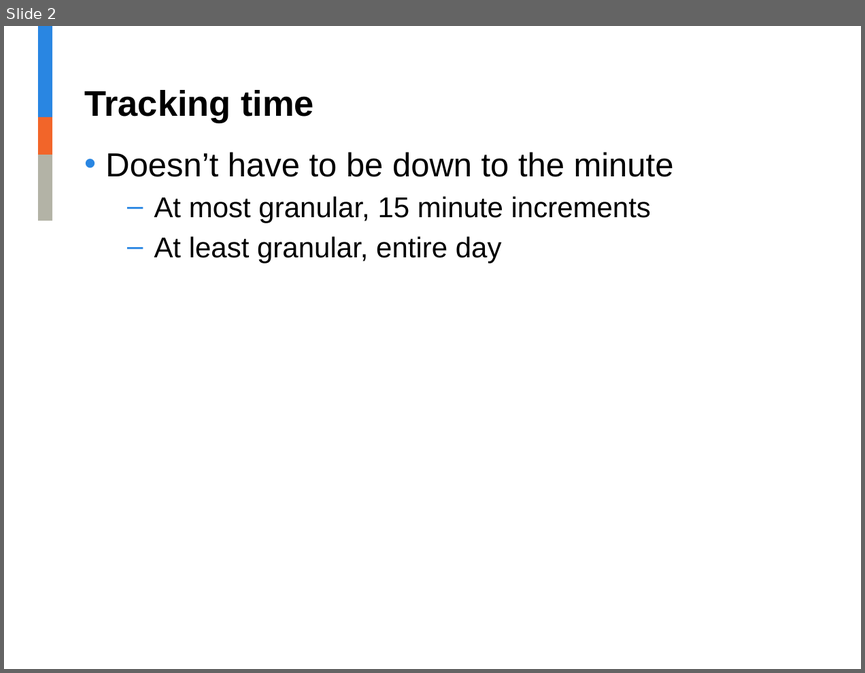
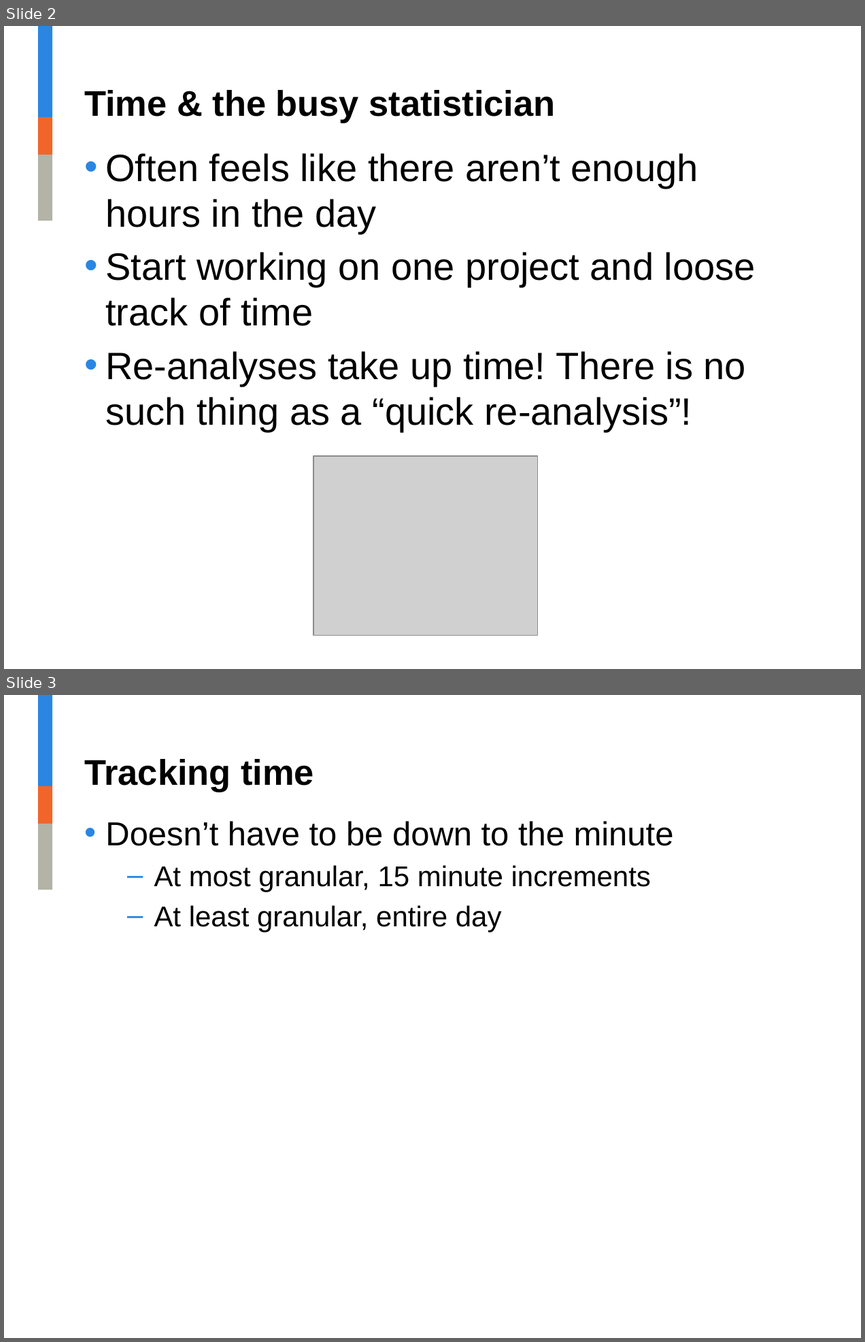
Before and after one commit to jalavery/timetrackR, a slide deck: Project management shiny app presentation.pptx. Shown one above the other, each under a label of ours: slide 2 before the commit, slides 2 and 3 after it. The pictures are 865x673 and 865x1342 pixels, drawn with LibreOffice and Linux fonts; fonts in the diff are those of the drawing; grey boxes stand for pictures; background and template pictures are left out. Boxes give left, top, right and bottom in pixels: in the first picture for what was removed or moved away, otherwise in the second. Text is boxed around its words. In the diff, an @@ line names an element or a change of style, - is before the commit and + after.

```diff
--- a/Project management shiny app presentation.pptx
+++ b/Project management shiny app presentation.pptx
@@ slide 2 added at (x1=4, y1=26, x2=861, y2=669), background #FFFFFF; not listed: 3 template elements that a slide beside it also shows @@
@@ title added at (x1=84, y1=90, x2=555, y2=123), 30 pt, text #000000, bold @@
+Time & the busy statistician
@@ text added at (x1=105, y1=153, x2=755, y2=432), 32 pt, text #000000 @@
+• Often feels like there aren’t enough hours in the day
+• Start working on one project and loose track of time
+• Re-analyses take up time! There is no such thing as a “quick re-analysis”!
@@ picture added at (x1=313, y1=456, x2=537, y2=635) @@
@@ what was slide 2 is now slide 3 @@
```
Also in this commit, not shown: 5 slides changed, 2 other slides added, 3 other files.
